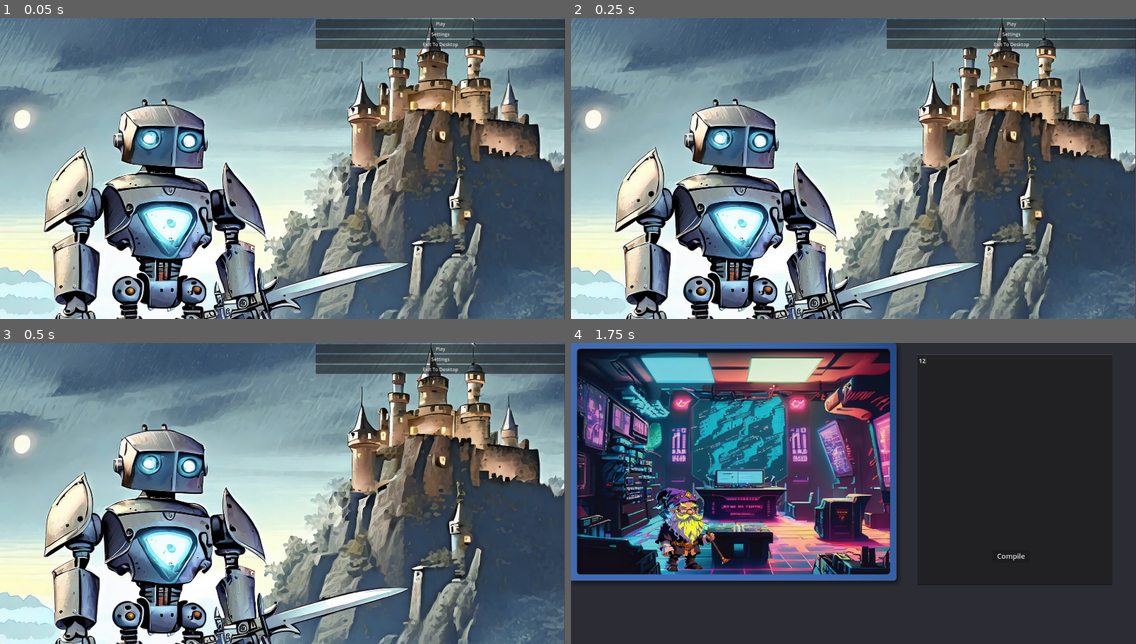
Above: before the commit, frames 1-4 (two rows, left to right).
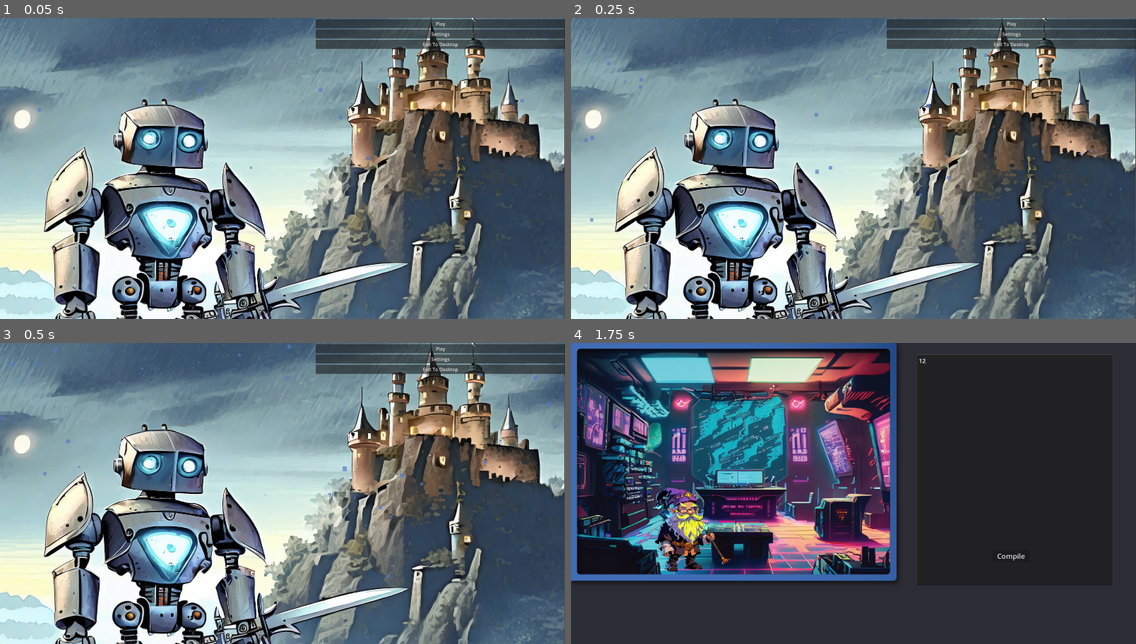
Above: after the commit, the same moments.

Repository: Chasap85/code_quest_senior_project
Game: Godot game, scene res://level-scenes/menu.tscn
Two runs of this game, one before a commit and one after it. Both use one fixed random seed, a clock stepped at 60 frames per second and the inputs below. This scene is started directly instead of the project's main scene.
Inputs (mouse positions are in pixels of both pictures, inside the frame that each line leads up to):
- Up to frame 1 (0.05 s): no input
- Up to frame 2 (0.25 s): no input
- Up to frame 3 (0.5 s): no input
- Up to frame 4 (1.75 s): click "Play" at 0.5 s; click (1017, 469) at 1.27 s; type "12" at 1.35 s

The runs differ from the first frame. In frame 1, less than 0.1% of the frame differs, in the area x 6-93%, y 18-51%; in frame 2, 0.2%; in frame 3, 0.2%, in the area x 0-99%, y 0-83%; in frame 4, nothing differs.

Commit message:
Added Rain to Main Menu

Diff:
--- a/level-scenes/menu.tscn
+++ b/level-scenes/menu.tscn
@@ -29,6 +29,19 @@
 offset_bottom = 1126.0
 texture = ExtResource("2_fmivl")
 
+[node name="CPUParticles2D" type="CPUParticles2D" parent="."]
+modulate = Color(0.337255, 0.470588, 0.780392, 0.682353)
+position = Vector2(919, -10)
+scale = Vector2(10, 5)
+amount = 100
+speed_scale = 7.14
+emission_shape = 2
+emission_sphere_radius = 104.31
+scale_amount_min = 0.0
+scale_amount_max = 15.0
+anim_speed_min = 10.0
+anim_speed_max = 20.0
+
 [node name="MarginContainer" type="MarginContainer" parent="."]
 layout_mode = 0
 offset_left = 1073.0
@@ -52,6 +65,7 @@
 text = "Exit To Desktop"
 
 [node name="AudioStreamPlayer2D" type="AudioStreamPlayer2D" parent="."]
+position = Vector2(912, -73)
 stream = ExtResource("3_vow57")
 volume_db = 24.0
 autoplay = true
